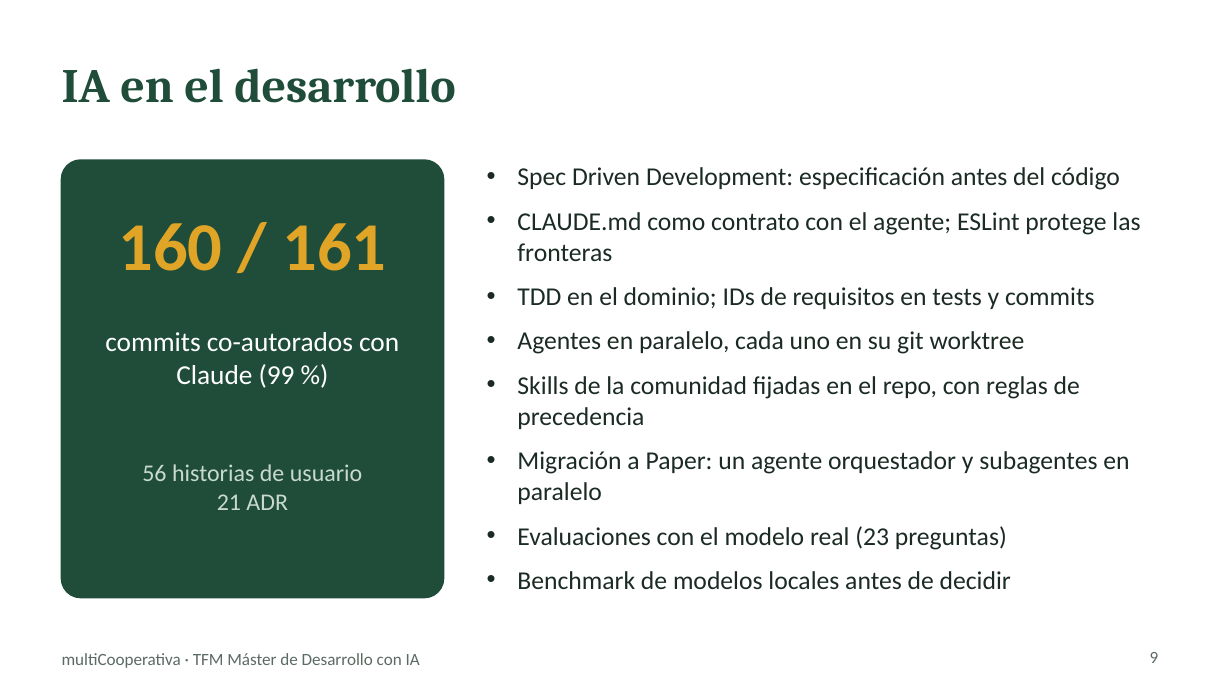
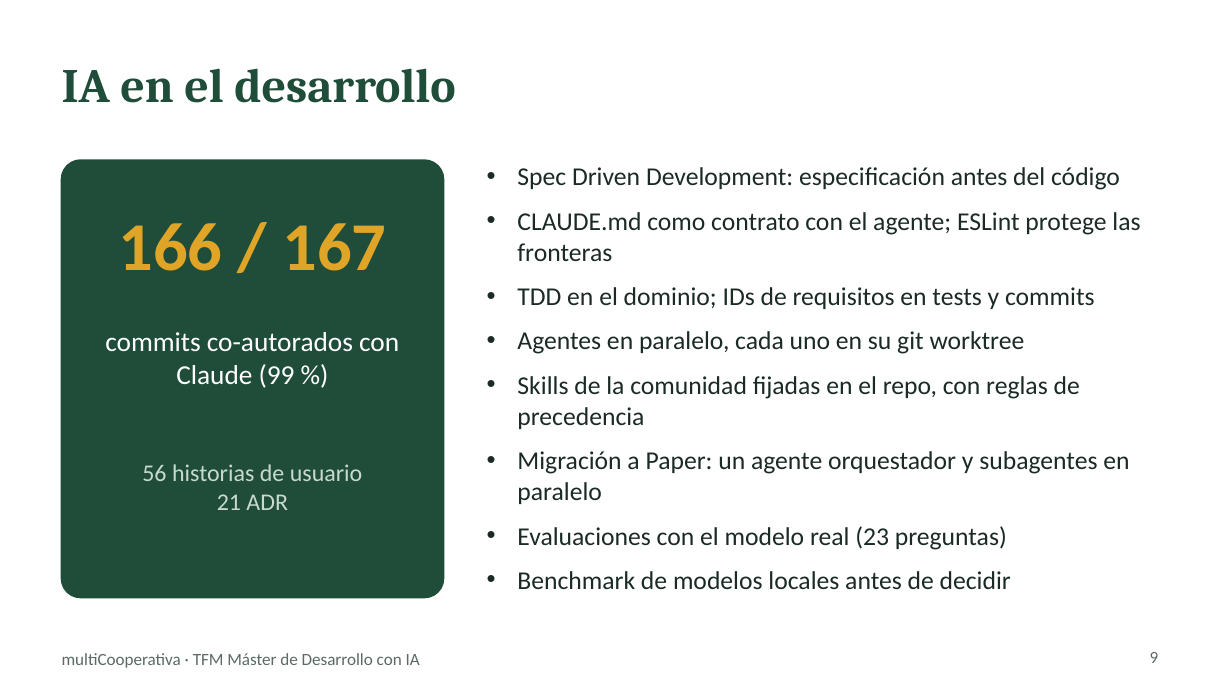
Before and after one commit to chaparro2001/multiCooperativa, a slide deck: slide 9 of docs/slides/multicooperativa-tfm.pptx. Drawn at 1232x693 pixels with LibreOffice and Linux fonts; fonts in the diff are those of the drawing. Boxes give left, top, right and bottom in pixels: in the first picture for what was removed or moved away, otherwise in the second. Text is boxed around its words. In the diff, an @@ line names an element or a change of style, - is before the commit and + after.

```diff
--- a/docs/slides/multicooperativa-tfm.pptx
+++ b/docs/slides/multicooperativa-tfm.pptx
@@ text at [118,223,387,271]: text changed @@
-160 / 161
+166 / 167
```
Also in this commit, not shown: 2 other files.
